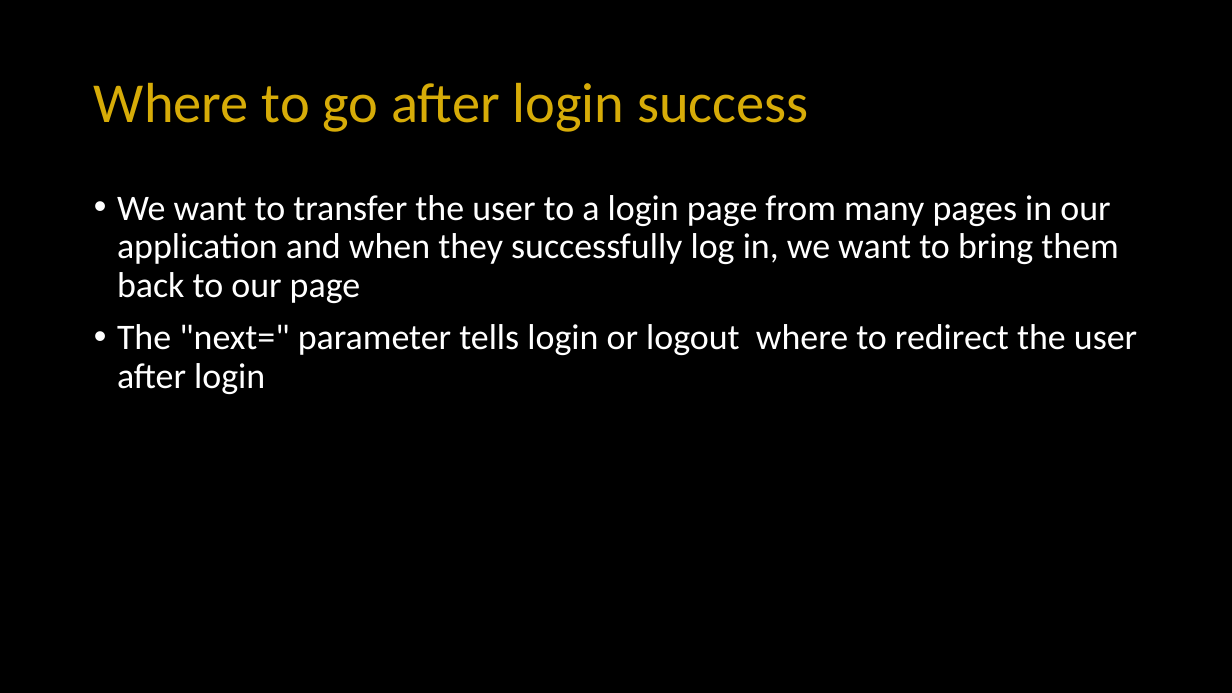
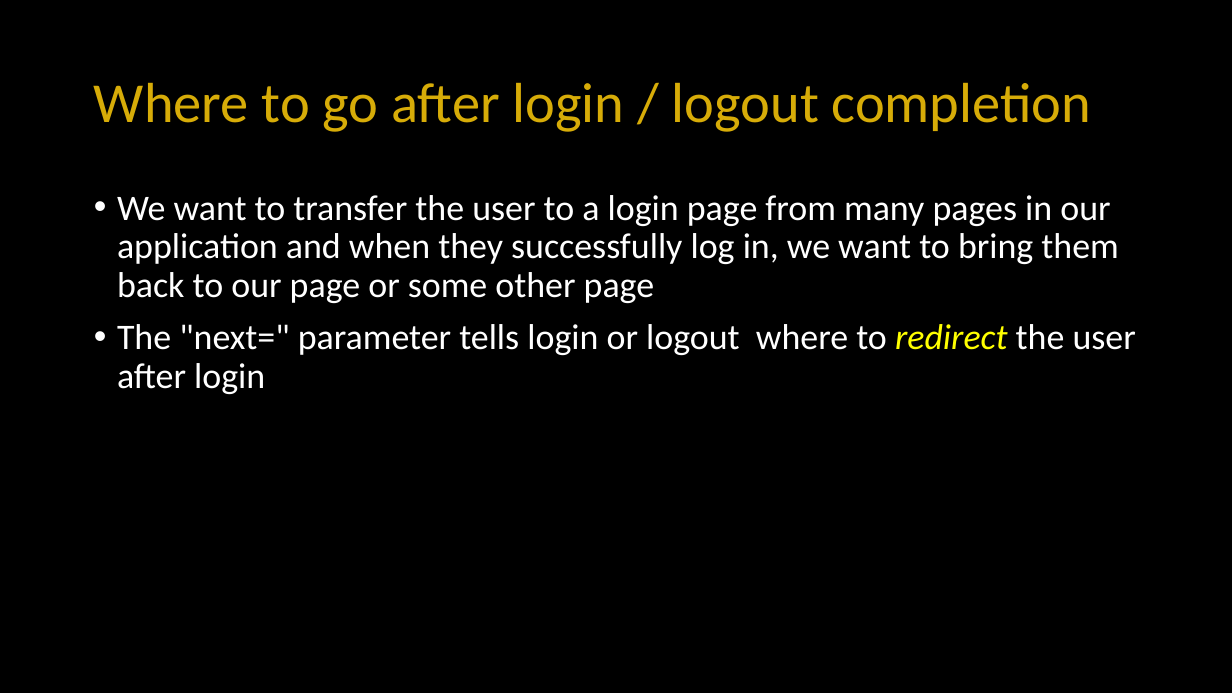
Before and after one commit to csev/dj4e, a slide deck: slide 11 of lectures/DJ-08-Login.pptx (slide 12 before the commit). Drawn at 1232x693 pixels with LibreOffice and Linux fonts; fonts in the diff are those of the drawing. Boxes give left, top, right and bottom in pixels: in the first picture for what was removed or moved away, otherwise in the second. Text is boxed around its words. In the diff, an @@ line names an element or a change of style, - is before the commit and + after.

Commit message:
MVP Login lecture

```diff
--- a/lectures/DJ-08-Login.pptx
+++ b/lectures/DJ-08-Login.pptx
@@ title at (x1=94, y1=82, x2=1091, y2=132): text changed @@
-Where to go after login success
+Where to go after login / logout completion
@@ text at (x1=117, y1=195, x2=1118, y2=303): text changed @@
-• We want to transfer the user to a login page from many pages in our application and when they successfully log in, we want to bring them back to our page
+• We want to transfer the user to a login page from many pages in our application and when they successfully log in, we want to bring them back to our page or some other page
@@ text at (x1=117, y1=324, x2=1136, y2=394): text colour #FFFFFF to #FFFF00, italic on in "redirect" @@
```
Also in this commit, not shown: 5 other slides changed, 10 slides added, 2 slides removed, 2 other files.
